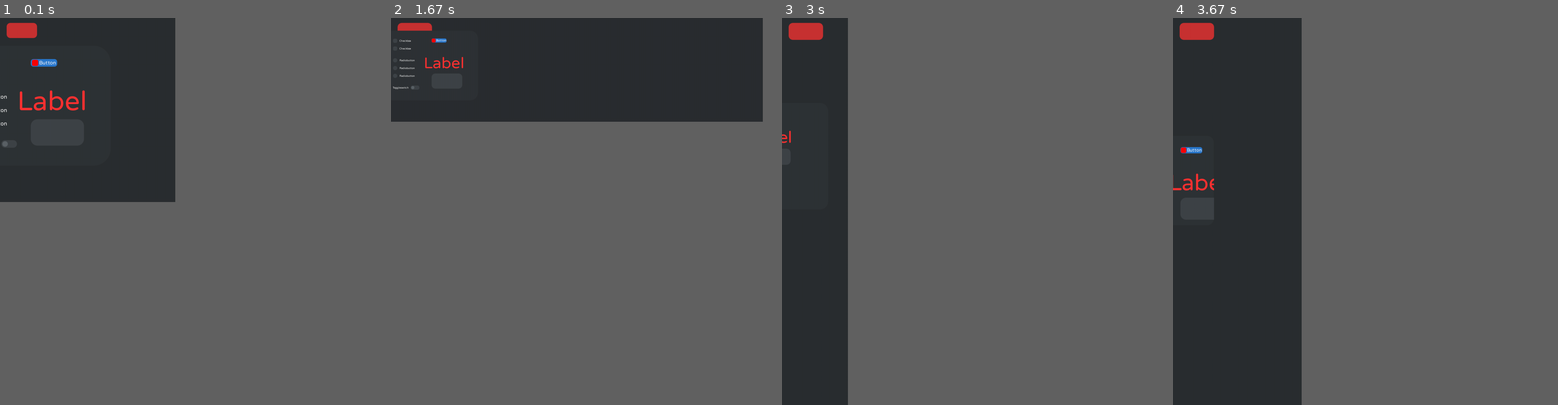
Above: before the commit, frames 1-4 (left to right).
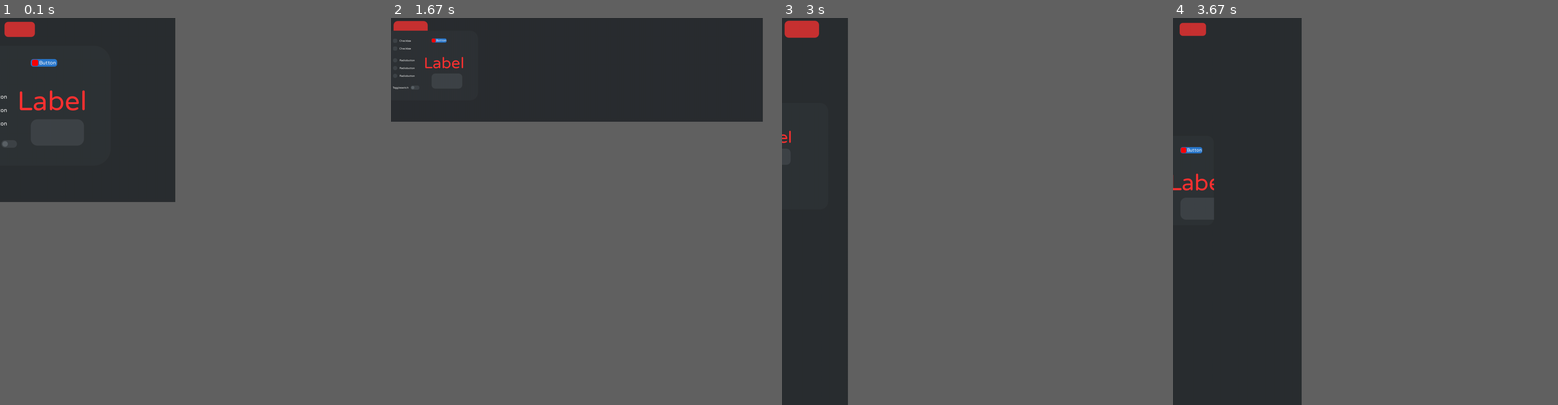
Above: after the commit, the same moments.

Repository: Vermylion/pgmenu
Game: pygame game, started from pgmenu/DebugWindow.py
The game is run twice, just before and just after one commit, with the same random seed, the same clock (stepped at 60 frames per second) and the same inputs.
Inputs:
- Up to frame 1 (0.1 s): no input
- Up to frame 2 (1.67 s): tap * at 0.33 s; hold Backspace 0.67-1.13 s; hold D 0.67-1.13 s; hold D 1.17-1.63 s
- Up to frame 3 (3 s): hold D 1.67-2.13 s; tap * at 1.82 s; hold A 2.17-2.7 s; hold A from 2.73 s (still down)
- Up to frame 4 (3.67 s): release A at 3.13 s; hold D from 3.17 s (still down); tap * at 3.32 s
The pictures show only the part of the screen within x 15-65%, y 1-51%; the shares and areas given below are measured in that part.

The runs differ from the first frame. In frame 1, less than 0.1% of the frame differs, in the area x 1-10%, y 0-6%; in frame 2, less than 0.1%; in frame 3, 0.2%, in the area x 0-11%, y 0-6%; in frame 4, 0.2%.

Commit message:
slight menu tweak

Diff:
--- a/pgmenu/DebugWindow.py
+++ b/pgmenu/DebugWindow.py
@@ -8,7 +8,8 @@
 
 pygame.init()
 
-screen = pygame.display.set_mode((1080, 720), pygame.RESIZABLE)
+win_size = (1080, 720)
+screen = pygame.display.set_mode(win_size, pygame.RESIZABLE)
 pygame.display.set_caption("Window")
 clock = pygame.time.Clock()
 fps = 1000
@@ -18,7 +19,7 @@
 gradient = pygame.image.load("../tests/assets/gradient.png")
 gradient2 = pygame.image.load("../tests/assets/gradient2.png")
 pinksky = pygame.image.load("../tests/assets/pinksky.jpg")
-pinksky = pygame.transform.smoothscale(pinksky, (1080, 720))
+pinksky = pygame.transform.smoothscale(pinksky, win_size)
 
 
 def make_animated_surf(size):
@@ -71,10 +72,13 @@
 radiobutton3 = pgmenu.radiobutton.Radiobutton(frame, (50, 275))
 radiogroup = pgmenu.radiobutton.RadioGroup(radiobutton1, radiobutton2, radiobutton3)
 
+menu = pgmenu.menu.Menu(frame, radiobutton1, radiobutton2, radiobutton3)
+pgmenu.menu.show(menu)
+
 toggleswitch = pgmenu.toggleswitch.ToggleSwitch(frame, (50, 350), (60, 30), toggle_direction=pgmenu.RIGHT)
 
 size_animated = pgmenu.animation.AnimateTuple((100, 130), (50, 50*1.3), duration=0.6)
-pgmenu.animation.run_animation(size_animated, pgmenu.FORWARD, loop=True)
+pgmenu.animation.run_animation(size_animated, pgmenu.FORWARD, loop=pgmenu.YOYO)
 
 go = False
 start = time.time()
@@ -107,7 +111,7 @@
                 go = True if not go else False
 
             if event.key == pygame.K_BACKSPACE:
-                screen = pygame.display.set_mode((1080, 720), pygame.RESIZABLE)
+                screen = pygame.display.set_mode(win_size, pygame.RESIZABLE)
                 pygame.event.post(pygame.event.Event(pygame.VIDEORESIZE))
 
         screen = pgmenu.display.fullscreen_controls(screen, event)
@@ -122,7 +126,7 @@
         h = random.randint(10, 3000)
 
         if incr % 100 == 0:
-            w, h = 1080, 720
+            w, h = win_size
             debug = incr
 
         if incr == debug + 1:
@@ -132,9 +136,10 @@
         screen = pygame.display.set_mode((w, h), pygame.RESIZABLE)
         pygame.event.post(pygame.event.Event(pygame.VIDEORESIZE))
 
-    pgmenu.draw.aarect(screen, (200, 50, 50), (450, 50, *size_animated.int_tuple))
+    pgmenu.draw.aarect(screen, (200, 50, 50), (*pgmenu.position.center_coords(size_animated.tuple, (450, 50, *size_animated.base_tuple)), *size_animated.int_tuple))
 
     pgmenu.draw_all()
+    # pgmenu.menu.draw()
 
     pgmenu.text.write(screen, (20, 20), str(round(clock.get_fps())))
     # if pgmenu.vars.kb_selected_widget:
--- a/pgmenu/menu.py
+++ b/pgmenu/menu.py
@@ -31,6 +31,9 @@
             if widget in self.widgets:
                 self.widgets.remove(widget)
 
+    def show(self):
+        pgmenu.vars.current_menu_showed = self
+
     def draw(self):
         pgmenu.lib._draw(*self.widgets)
 
